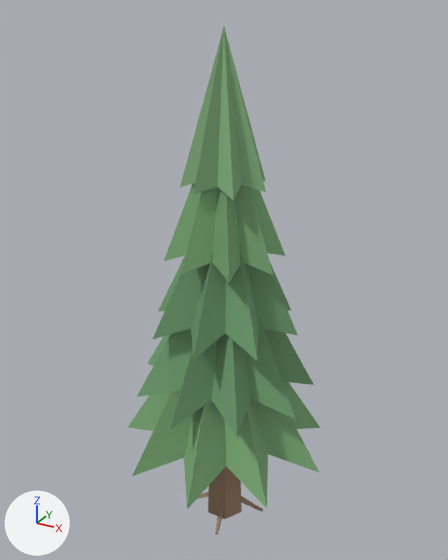
A saved change to the Blender file art/props/pine_1/pine_1.blend.
One viewpoint serves both versions: a 50 mm camera at (3.15, -5.74, 6.22) aimed at (-0.06, 0.09, 3.3). The axes (+X, +Y, +Z) are drawn at lower left. The lights are the same throughout. The older version comes first.

Script lines for the objects in view, before the commit:
```python
me_pine_1 = bpy.data.meshes.new('pine_1')
me_pine_1.from_pydata(...)  # 618 vertices, 195 faces; spans x -1.22..1.3, y -1.28..1.28, z -0.02..6.06
me_pine_1.materials.append(mat_cloth)
ob_pine_1_001 = bpy.data.objects.new('pine_1.001', me_pine_1)
ob_pine_1_001.location = (0.0, 0.0, 0.0)
```
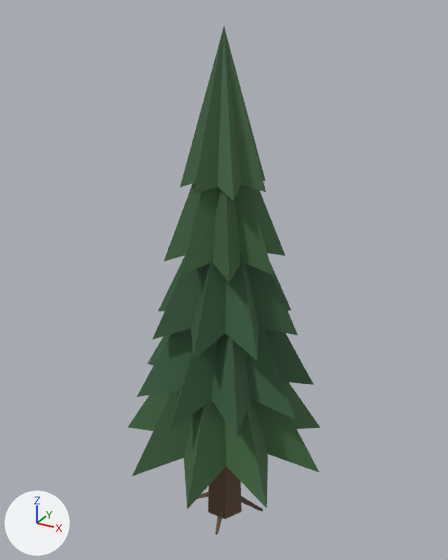
Where the change shows, as pixel boxes [x1, y1, x2, y2] in the pictures (448 x 560 px):
part 1 of me_pine_1, recoloured (green to dark green)
    both: [128, 27, 320, 509]
part 2 of me_pine_1, recoloured (darker)
    both: [197, 466, 263, 534]

Diff of the bpy script that builds the scene:
```diff
--- a/art/props/pine_1/pine_1.blend.py
+++ b/art/props/pine_1/pine_1.blend.py
@@ me_pine_1 @@
 me_pine_1.from_pydata(...)  # 618 vertices, 195 faces; spans x -1.22..1.3, y -1.28..1.28, z -0.02..6.06
 # used by ob_pine_1_001; location = (0.0, 0.0, 0.0)
+# me_pine_1 part 1: 107 faces centred in x -0.67..0.67, y -0.7..0.67, z 1.89..5.02 are repainted in the vertex colours; the middle colour goes from green #75a372 to dark green #3b613f
+# me_pine_1 part 2: 30 faces centred in x -0.5..0.5, y -0.5..0.5, z 0.0..1.26 are repainted in the vertex colours; the middle colour goes from brown #9b8169 to brown #614b38
 me_pine_1.materials.append(mat_cloth)
```
